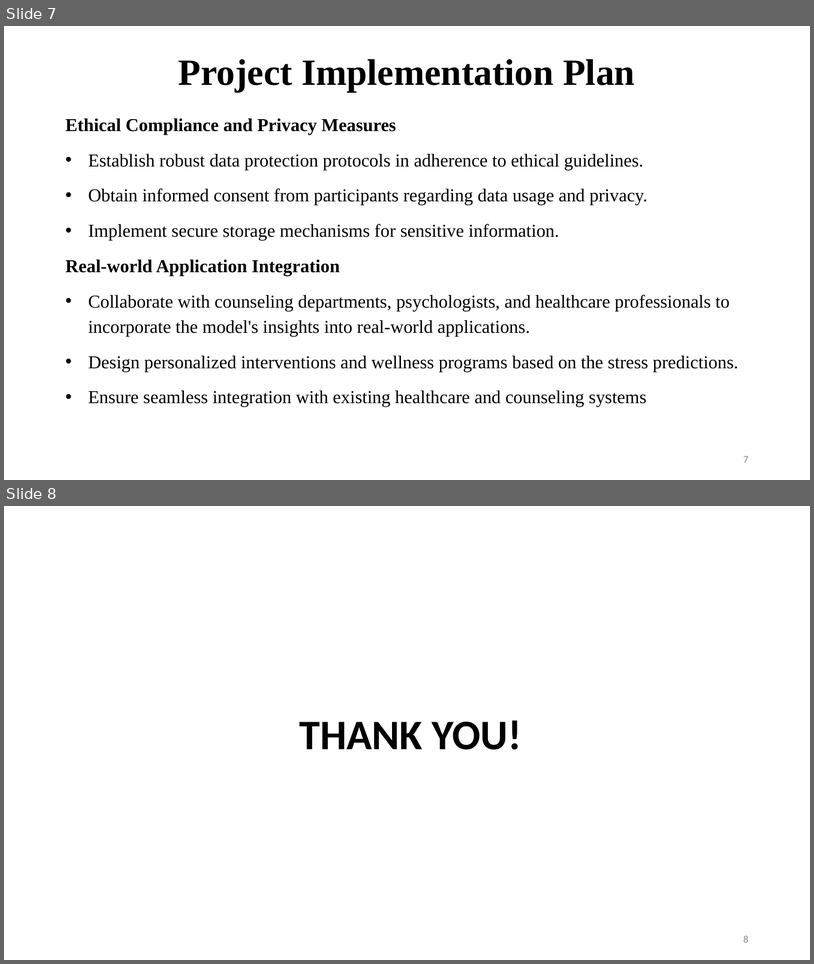
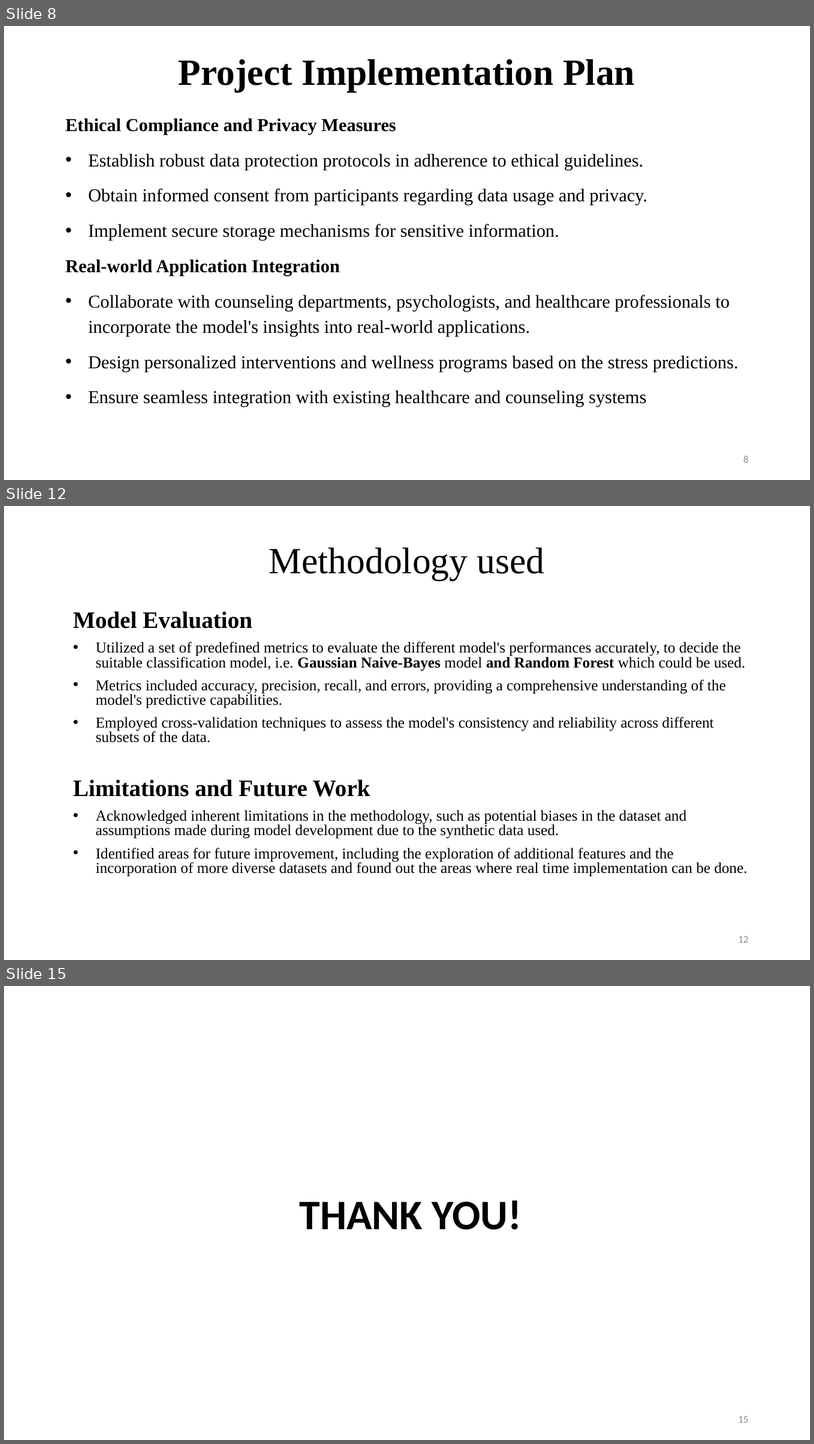
Before and after one commit to Brainskull24/Heal.ai, a slide deck: PPT.pptx. Shown one above the other, each under a label of ours: slides 7 and 8 before the commit, slides 8, 12 and 15 after it; the slides between them are not shown. The pictures are 814x964 and 814x1444 pixels, drawn with LibreOffice and Linux fonts; fonts in the diff are those of the drawing; background and template pictures are left out. Boxes give left, top, right and bottom in pixels: in the first picture for what was removed or moved away, otherwise in the second. Text is boxed around its words. In the diff, an @@ line names an element or a change of style, - is before the commit and + after.

```diff
--- a/PPT.pptx
+++ b/PPT.pptx
@@ slide 12 added at (4,506,810,960), background picture (left out) @@
@@ title added at (269,547,545,580), 44 pt, text #000000 @@
+Methodology used
@@ text added at (73,611,747,876), 18 pt, text #000000 @@
+Model Evaluation
+• Utilized a set of predefined metrics to evaluate the different model's performances accurately, to decide the suitable classification model, i.e. Gaussian Naive-Bayes model and Random Forest which could be used.
+• Metrics included accuracy, precision, recall, and errors, providing a comprehensive understanding of the model's predictive capabilities.
+• Employed cross-validation techniques to assess the model's consistency and reliability across different subsets of the data.
+Limitations and Future Work
+• Acknowledged inherent limitations in the methodology, such as potential biases in the dataset and assumptions made during model development due to the synthetic data used.
+• Identified areas for future improvement, including the exploration of additional features and the incorporation of more diverse datasets and found out the areas where real time implementation can be done.
@@ page number added at (738,936,749,942), 12 pt, text #888888 @@
+12
@@ what was slide 7 is now slide 8 @@
@@ page number at (744,455,749,462): text changed @@
-7
+8
@@ what was slide 8 is now slide 15 @@
@@ page number at (738,1416,749,1422): text changed @@
-8
+15
```
Also in this commit, not shown: 5 slides changed, 6 other slides added, 7 other files.
